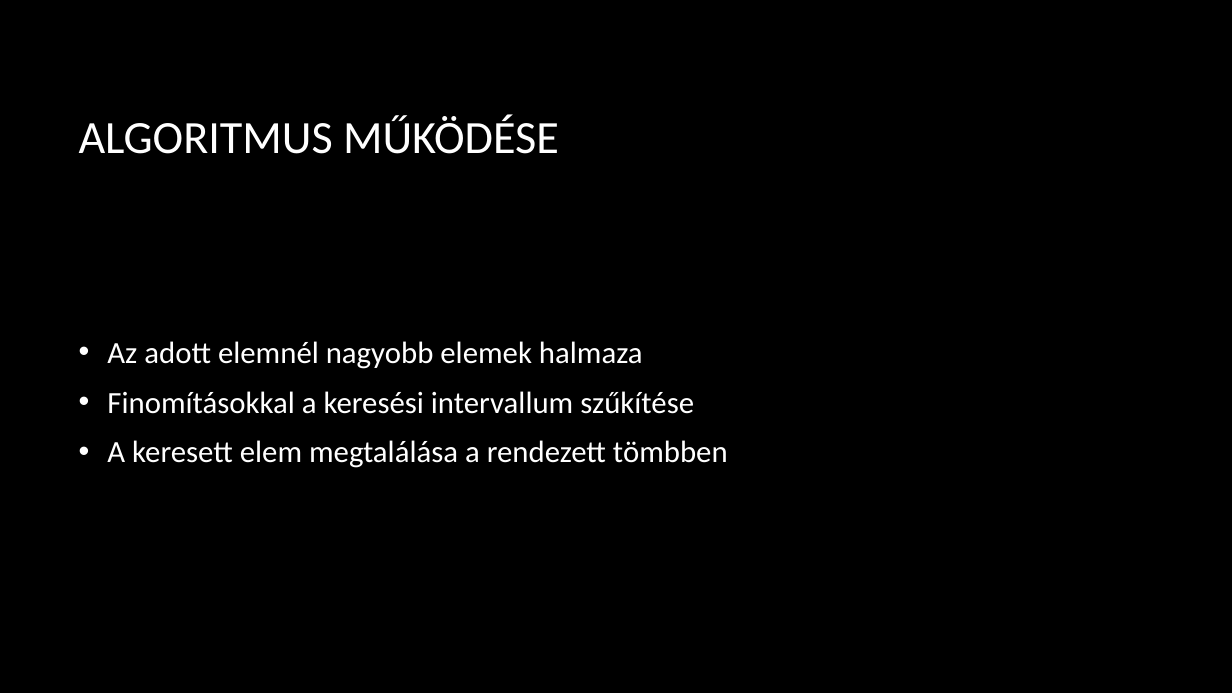
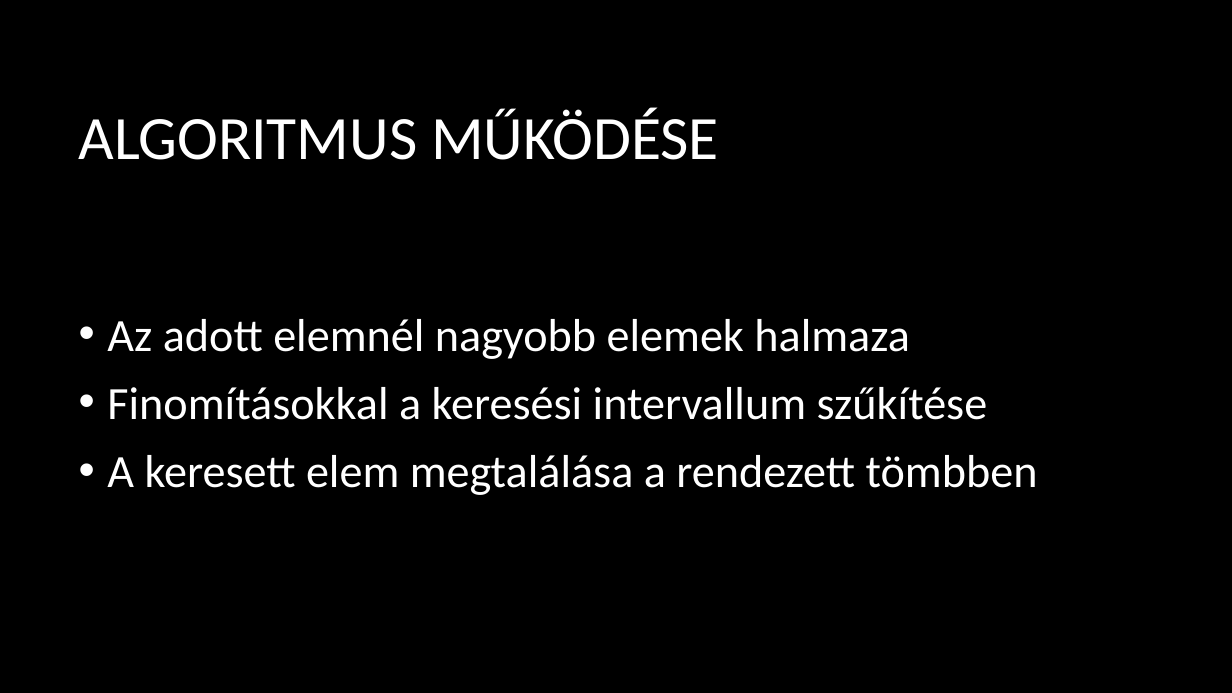
Before and after one commit to kizsi2019/KA_11D, a slide deck: slide 5 of Balogh Ádám István/Bináris keresés.pptx. Drawn at 1232x693 pixels with LibreOffice and Linux fonts; fonts in the diff are those of the drawing; background and template pictures are left out. Boxes give left, top, right and bottom in pixels: in the first picture for what was removed or moved away, otherwise in the second. Text is boxed around its words. In the diff, an @@ line names an element or a change of style, - is before the commit and + after.

```diff
--- a/Balogh Ádám István/Bináris keresés.pptx
+++ b/Balogh Ádám István/Bináris keresés.pptx
@@ title "ALGORITMUS MŰKÖDÉSE" at box(79, 108, 719, 160): size 36 to 48 pt @@
@@ text "Az adott elemnél nagyobb elemek ..." at box(107, 319, 1038, 495): size 24 to 36 pt @@
```
Also in this commit, not shown: 9 other slides changed.
